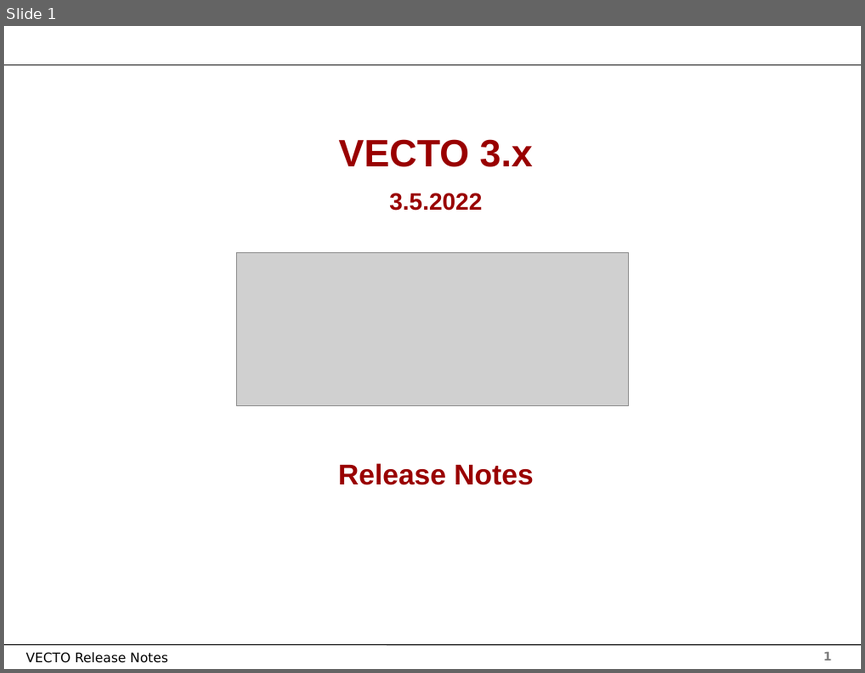
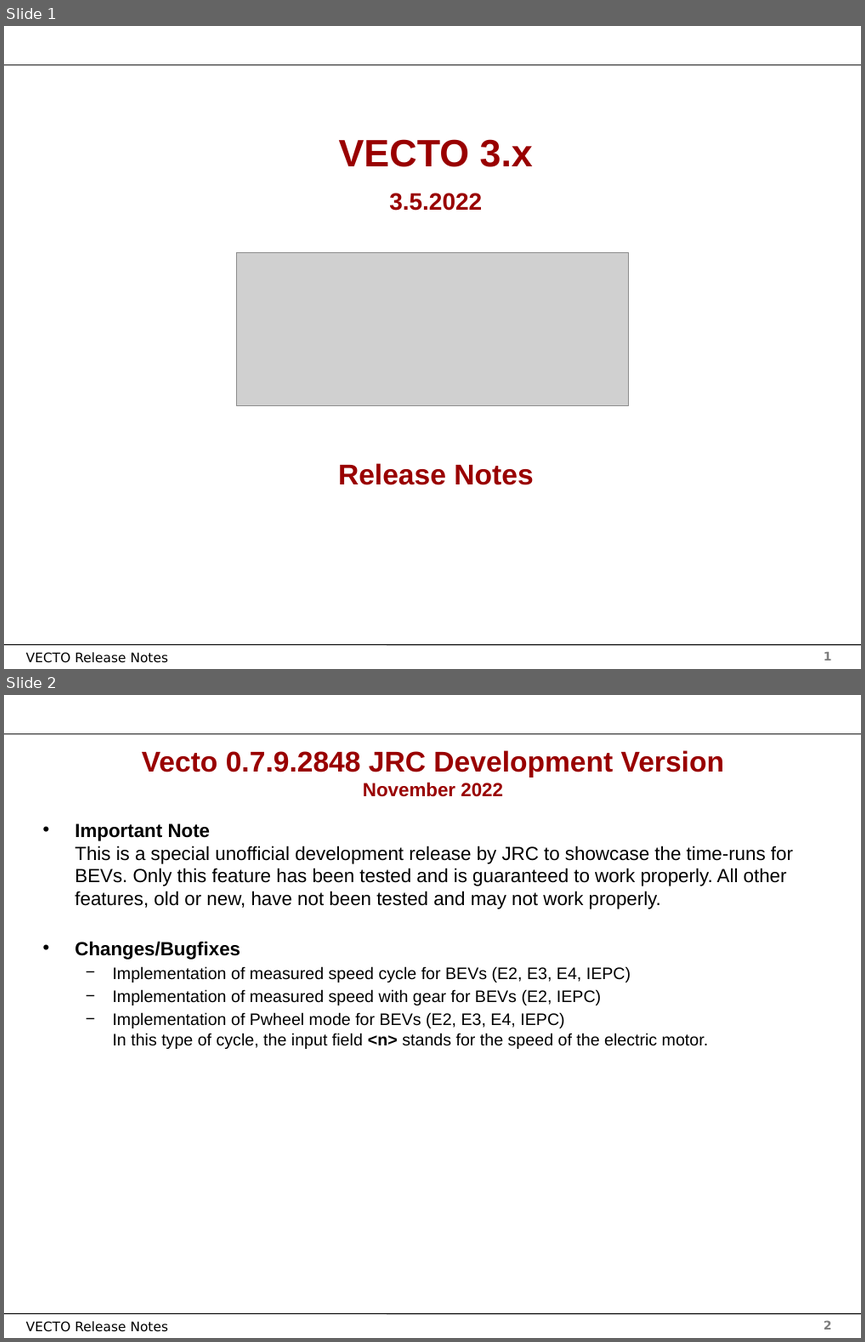
Before and after one commit to tanawadeatharva/BharatVECTO, a slide deck: Documentation/User Manual Source/Release Notes Vecto3.x.pptx. Shown one above the other, each under a label of ours: slide 1 before the commit, slides 1 and 2 after it. The pictures are 865x673 and 865x1342 pixels, drawn with LibreOffice and Linux fonts; fonts in the diff are those of the drawing; grey boxes stand for pictures; background and template pictures are left out. Boxes give left, top, right and bottom in pixels: in the first picture for what was removed or moved away, otherwise in the second. Text is boxed around its words. In the diff, an @@ line names an element or a change of style, - is before the commit and + after.

```diff
--- a/Documentation/User Manual Source/Release Notes Vecto3.x.pptx
+++ b/Documentation/User Manual Source/Release Notes Vecto3.x.pptx
@@ slide 2 added at (x1=4, y1=695, x2=861, y2=1338), background #FFFFFF; not listed: 4 template elements that a slide beside it also shows @@
@@ title added at (x1=142, y1=750, x2=724, y2=797), 24 pt, text #990000, bold @@
+Vecto 0.7.9.2848 JRC Development Version
+November 2022
@@ text added at (x1=75, y1=823, x2=793, y2=1049), 16 pt, text #000000 @@
+• Important Note
+  This is a special unofficial development release by JRC to showcase the time-runs for BEVs. Only this feature has been tested and is guaranteed to work properly. All other features, old or new, have not been tested and may not work properly.
+• Changes/Bugfixes
+  − Implementation of measured speed cycle for BEVs (E2, E3, E4, IEPC)
+  − Implementation of measured speed with gear for BEVs (E2, IEPC)
+  − Implementation of Pwheel mode for BEVs (E2, E3, E4, IEPC)
+    In this type of cycle, the input field <n> stands for the speed of the electric motor.
```
Also in this commit, not shown: 100 other slides changed, 2 other files.
